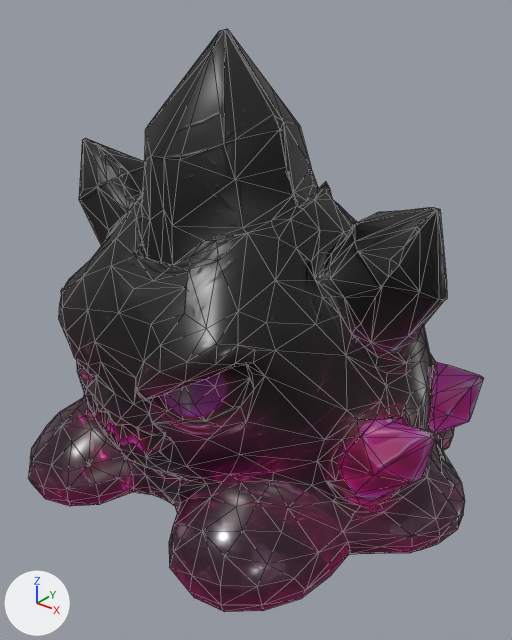
An edit to the glTF model assets/units/null.glb, drawn before and after from the same camera.
Rendered twice from a 50 mm camera at (1.63, -1.97, 1.88) aimed at (0.08, -0.05, 0.68). Every picture has the same lights, and +X, +Y and +Z are marked at lower left. The first picture is the older version. Mesh edges are drawn as thin lines. Vertices at exactly the same position are counted once.

Names of what the first picture shows: 'Animated source - NULL'.
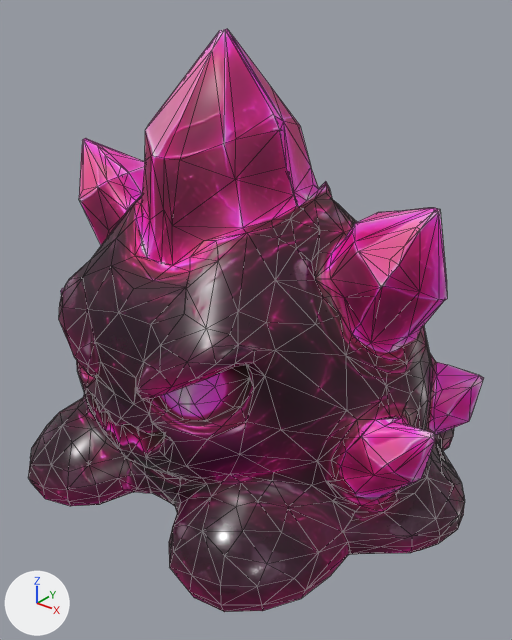
Pixel boxes (x1, y1, x2, y2) of what changed, in the pictures (512 x 640 px; the box of a moved part takes in the faces that stretch with it):
part 1 of me_model_006, moved or reshaped
    before: (92, 261, 480, 519)
    after: (92, 261, 480, 555)
part 2 of me_model_006, moved or reshaped (mostly hidden)
    both: (28, 287, 187, 505)
part 3 of me_model_006, moved or reshaped (mostly hidden)
    before: (102, 194, 142, 245)
    after: (91, 195, 142, 259)
part 4 of me_model_006, moved or reshaped
    before: (357, 208, 437, 241)
    after: (417, 209, 447, 299)
part 5 of me_model_006, recoloured (black to purple)
    both: (59, 29, 484, 506)

Diff of the bpy script that builds the scene:
```diff
--- a/assets/units/null.glb.py
+++ b/assets/units/null.glb.py
@@ mat_model @@
+mat_model = bpy.data.materials.new('model')
+# uses the picture img_texture_diffuse
+# uses the picture img_texture_metallic_texture_roughness
+# uses the picture img_texture_normal
@@ me_model_006 @@
 # used by ob_animated_source___null; location = (0.0, 0.0, 0.0)
-me_model_006.from_pydata(...)  # 1338 vertices, 2199 faces; spans x -0.95..0.95, y -0.78..0.78, z 0.0..1.72
+me_model_006.from_pydata(...)  # 1374 vertices, 2280 faces; spans x -0.95..0.95, y -0.78..0.78, z 0.0..1.72
+# me_model_006 part 1: 1 vertex moved within x 0.75, y 0.18, z 0.5; 17 vertices removed from x -0.1..0.81, y -0.7..0.24, z 0.0..1.04; 31 vertices added at x -0.11..0.83, y -0.7..0.37, z 0.0..0.99
+# me_model_006 part 2: 15 vertices removed from x -0.95..-0.07, y -0.74..0.46, z 0.0..0.57; 27 vertices added at x -0.95..-0.09, y -0.75..0.46, z 0.0..0.57
+# me_model_006 part 3: 5 vertices removed from x -0.45..0.2, y -0.21..0.22, z 1.08..1.45; 10 vertices added at x -0.47..0.21, y -0.26..0.25, z 1.08..1.48
+# me_model_006 part 4: 1 vertex removed from x 0.79, y -0.1, z 1.27; 2 vertices added at x 0.79..0.8, y -0.11..-0.1, z 1.26
+# me_model_006 part 5: 1928 faces spanning x -0.94..0.95, y -0.78..0.78, z 0.0..1.72 switch from mat_model_007 to mat_model
+# other edits to the shape of me_model_006 do not show in these pictures
```
